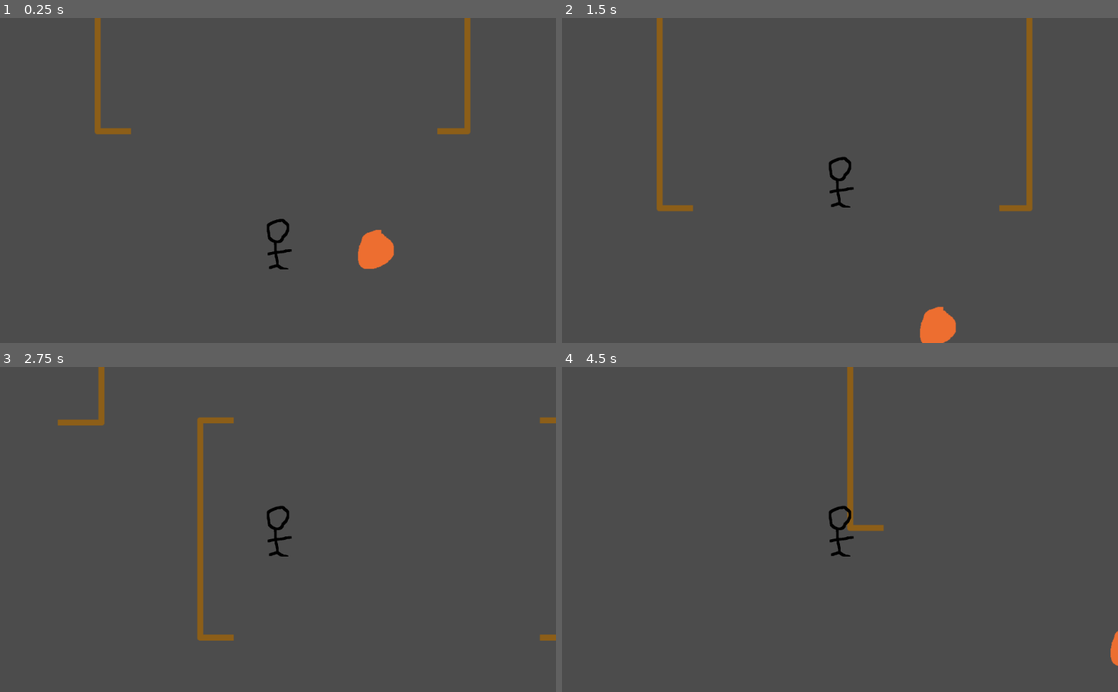
Above: before the commit, frames 1-4 (two rows, left to right).
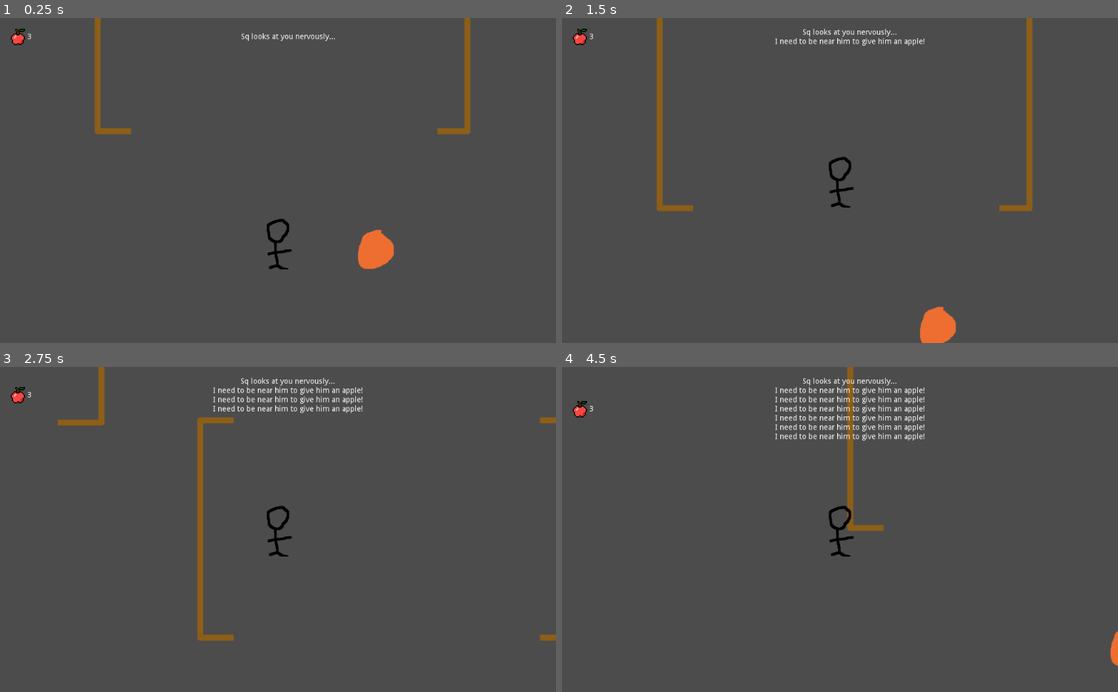
Above: after the commit, the same moments.

Repository: Dvlv/ld46
Game: Godot game, scene res://scenes/Main.tscn
The game is run twice, just before and just after one commit, with the same random seed, the same clock (stepped at 60 frames per second) and the same inputs.
Inputs:
- Up to frame 1 (0.25 s): no input
- Up to frame 2 (1.5 s): tap Enter (ui_accept) at 0.5, 0.77 s; hold Up (ui_up) from 0.53 s (still down); tap A (player_apple) at 0.6 s; tap W (player_action) at 1.35 s
- Up to frame 3 (2.75 s): tap Enter (ui_accept) at 1.52 s; tap A (player_apple) at 1.55, 2.1 s; release Up (ui_up) at 2.03 s; hold Left (ui_left) from 2.03 s (still down)
- Up to frame 4 (4.5 s): tap A (player_apple) at 2.85, 3.8, 4.35 s; tap Enter (ui_accept) at 3.02, 3.77 s; release Left (ui_left) at 3.53 s; hold Down (ui_down) 3.53-4.28 s; tap W (player_action) at 3.6 s; hold Right (ui_right) from 4.28 s (still down)

The runs differ from the first frame. In frame 1, 0.2% of the frame differs, in the area x 1-61%, y 3-9%; in frame 2, 0.5%; in frame 3, 0.9%; in frame 4, 1.6%, in the area x 1-66%, y 3-23%.

Commit message:
apple, main ui

Diff:
--- a/scenes/Main.tscn
+++ b/scenes/Main.tscn
@@ -1,16 +1,21 @@
-[gd_scene load_steps=5 format=2]
+[gd_scene load_steps=6 format=2]
 
 [ext_resource path="res://scripts/Main.gd" type="Script" id=1]
-[ext_resource path="res://assets/art/main-bg.png" type="Texture" id=2]
-[ext_resource path="res://scenes/Player.tscn" type="PackedScene" id=3]
-[ext_resource path="res://scenes/Sq.tscn" type="PackedScene" id=4]
+[ext_resource path="res://scenes/MainUI.tscn" type="PackedScene" id=2]
+[ext_resource path="res://assets/art/main-bg.png" type="Texture" id=3]
+[ext_resource path="res://scenes/Player.tscn" type="PackedScene" id=4]
+[ext_resource path="res://scenes/Sq.tscn" type="PackedScene" id=5]
 
 [node name="Main" type="Node2D"]
 script = ExtResource( 1 )
 
+[node name="CanvasLayer" type="CanvasLayer" parent="."]
+
+[node name="MainUI" parent="CanvasLayer" instance=ExtResource( 2 )]
+
 [node name="Background" type="Sprite" parent="."]
 position = Vector2( 602.936, 9.52008 )
-texture = ExtResource( 2 )
+texture = ExtResource( 3 )
 
 [node name="sqMovePoints" type="Node2D" parent="."]
 __meta__ = {
@@ -42,12 +47,18 @@
 limit_right = 1624
 limit_bottom = 600
 
-[node name="Sq" parent="." instance=ExtResource( 4 )]
+[node name="Sq" parent="." instance=ExtResource( 5 )]
 position = Vector2( 774.891, 425.219 )
 
 [connection signal="room_coords" from="." to="Sq" method="_on_Main_room_coords"]
 [connection signal="give_apple" from="Player" to="Sq" method="_on_Player_give_apple"]
+[connection signal="give_apple" from="Player" to="CanvasLayer/MainUI" method="_on_Player_give_apple"]
 [connection signal="player_action_near_sq" from="Player" to="Sq" method="_on_Player_player_action_near_sq"]
 [connection signal="rescue" from="Player" to="Sq" method="_on_Player_rescue"]
 [connection signal="area_entered" from="Sq" to="Player" method="_on_Sq_area_entered"]
 [connection signal="area_exited" from="Sq" to="Player" method="_on_Sq_area_exited"]
+[connection signal="finished_apple" from="Sq" to="." method="_on_Sq_finished_apple"]
+[connection signal="in_danger" from="Sq" to="CanvasLayer/MainUI" method="_on_Sq_in_danger"]
+[connection signal="moving_to_room" from="Sq" to="CanvasLayer/MainUI" method="_on_Sq_moving_to_room"]
+[connection signal="rescued_from_danger" from="Sq" to="CanvasLayer/MainUI" method="_on_Sq_rescued_from_danger"]
+[connection signal="staying_in_room" from="Sq" to="CanvasLayer/MainUI" method="_on_Sq_staying_in_room"]
--- /dev/null
+++ b/scenes/MainUI.tscn
@@ -0,0 +1,100 @@
+[gd_scene load_steps=4 format=2]
+
+[ext_resource path="res://scripts/MainUI.gd" type="Script" id=1]
+[ext_resource path="res://assets/art/apple-big.png" type="Texture" id=2]
+[ext_resource path="res://assets/art/danger-tri.png" type="Texture" id=3]
+
+[node name="MainUI" type="Control"]
+anchor_right = 1.0
+anchor_bottom = 1.0
+script = ExtResource( 1 )
+
+[node name="GridContainer" type="GridContainer" parent="."]
+margin_left = 20.0
+margin_top = 20.0
+margin_right = 1004.0
+margin_bottom = 600.0
+grow_horizontal = 2
+grow_vertical = 2
+size_flags_horizontal = 3
+size_flags_vertical = 3
+columns = 3
+
+[node name="appleMeter" type="CenterContainer" parent="GridContainer"]
+margin_right = 38.0
+margin_bottom = 36.0
+grow_horizontal = 2
+grow_vertical = 2
+
+[node name="HB" type="HBoxContainer" parent="GridContainer/appleMeter"]
+margin_top = 3.0
+margin_right = 38.0
+margin_bottom = 33.0
+
+[node name="ImgCont" type="CenterContainer" parent="GridContainer/appleMeter/HB"]
+editor/display_folded = true
+margin_right = 26.0
+margin_bottom = 30.0
+
+[node name="TextureRect" type="TextureRect" parent="GridContainer/appleMeter/HB/ImgCont"]
+margin_right = 26.0
+margin_bottom = 30.0
+grow_horizontal = 2
+grow_vertical = 2
+texture = ExtResource( 2 )
+
+[node name="LabCont" type="CenterContainer" parent="GridContainer/appleMeter/HB"]
+margin_left = 30.0
+margin_right = 38.0
+margin_bottom = 30.0
+
+[node name="appleLabel" type="Label" parent="GridContainer/appleMeter/HB/LabCont"]
+margin_top = 8.0
+margin_right = 8.0
+margin_bottom = 22.0
+size_flags_horizontal = 0
+size_flags_vertical = 0
+text = "3"
+align = 1
+
+[node name="MarginContainer" type="MarginContainer" parent="GridContainer"]
+margin_left = 42.0
+margin_right = 946.0
+margin_bottom = 36.0
+grow_horizontal = 2
+grow_vertical = 2
+size_flags_horizontal = 3
+
+[node name="CenterContainer" type="CenterContainer" parent="GridContainer/MarginContainer"]
+margin_right = 904.0
+margin_bottom = 36.0
+
+[node name="status" type="Label" parent="GridContainer/MarginContainer/CenterContainer"]
+margin_left = 365.0
+margin_top = 11.0
+margin_right = 539.0
+margin_bottom = 25.0
+grow_horizontal = 2
+grow_vertical = 2
+size_flags_horizontal = 3
+size_flags_vertical = 3
+text = "Sq looks at you nervously..."
+align = 1
+
+[node name="warning" type="CenterContainer" parent="GridContainer"]
+margin_left = 950.0
+margin_right = 984.0
+margin_bottom = 36.0
+grow_horizontal = 2
+grow_vertical = 2
+
+[node name="CenterContainer" type="CenterContainer" parent="GridContainer/warning"]
+margin_right = 34.0
+margin_bottom = 36.0
+
+[node name="TextureRect" type="TextureRect" parent="GridContainer/warning/CenterContainer"]
+margin_right = 34.0
+margin_bottom = 36.0
+grow_horizontal = 2
+grow_vertical = 2
+texture = ExtResource( 3 )
--- a/scenes/Sq.tscn
+++ b/scenes/Sq.tscn
@@ -1,13 +1,19 @@
-[gd_scene load_steps=5 format=2]
+[gd_scene load_steps=6 format=2]
 
 [ext_resource path="res://scripts/Sq.gd" type="Script" id=1]
 [ext_resource path="res://assets/art/sq-idle.png" type="Texture" id=2]
+[ext_resource path="res://assets/art/sq/sq-apple.png" type="Texture" id=3]
 
 [sub_resource type="SpriteFrames" id=1]
 animations = [ {
 "frames": [ ExtResource( 2 ) ],
 "loop": true,
 "name": "idle",
+"speed": 5.0
+}, {
+"frames": [ ExtResource( 3 ) ],
+"loop": true,
+"name": "apple",
 "speed": 5.0
 } ]
 
--- a/scripts/Main.gd
+++ b/scripts/Main.gd
@@ -28,3 +28,15 @@
 	var coords = get_room_coords(room)
 
 	emit_signal("room_coords", coords)
+
+
+func _on_Sq_staying_in_room(room):
+	print("Sq decided to stay in room ", room)
+
+
+func _on_Sq_finished_apple():
+	print("sq has finished his apple")
+
+
+func _on_Sq_rescued_from_danger():
+	pass # Replace with function body.
--- /dev/null
+++ b/scripts/MainUI.gd
@@ -0,0 +1,98 @@
+extends Control
+
+onready var danger_tri = $GridContainer/warning/CenterContainer/TextureRect
+onready var apple_label = $GridContainer/appleMeter/HB/LabCont/appleLabel
+onready var main_text = $GridContainer/MarginContainer/CenterContainer/status
+
+
+
+# Called when the node enters the scene tree for the first time.
+func _ready():
+	danger_tri.visible = false
+
+
+
+func _on_Sq_in_danger(room):
+	danger_tri.visible = true
+
+	var new_text = ""
+
+	if room == "bedroom":
+		new_text = "Sq had found a box under your bed!"
+
+	elif room == "kitchen":
+		new_text = "Sq has set himself on fire!"
+
+	elif room == "livingRoom":
+		new_text = "The living room window has blown open!"
+
+	elif room == "bathroom":
+		new_text = "Sq is tangled up in the bath!"
+
+	else:
+		new_text = "Sq has damaged the electrical outlet!"
+
+	main_text.text = new_text
+
+
+
+func _on_Player_give_apple(near_sq):
+	if danger_tri.visible:
+		main_text.text += "\nHe doesn't want an apple right now!"
+		return
+
+	if near_sq:
+		var rem_apples = int(apple_label.text)
+		rem_apples -= 1
+
+		apple_label.text = str(rem_apples)
+		main_text.text = "Sq chomps delightfully on his delicious apple"
+
+	else:
+		main_text.text += "\nI need to be near him to give him an apple!"
+
+func _on_Sq_moving_to_room(room):
+	main_text.text = "Sq runs into the " + room
+
+
+func _on_Sq_staying_in_room(room):
+	var new_text = ""
+
+	if room == "bedroom":
+		new_text = "Sq wants to take a nap"
+
+	elif room == "kitchen":
+		new_text = "Sq can smell food in the fridge"
+
+	elif room == "livingRoom":
+		new_text = "Sq is watching TV"
+
+	elif room == "bathroom":
+		new_text = "Sq thinks he needs a bath"
+
+	else:
+		new_text = "Sq is charging his smartphone"
+
+	main_text.text = new_text
+
+func _on_Sq_rescued_from_danger(room):
+	danger_tri.visible = false
+
+	var new_text = ""
+
+	if room == "bedroom":
+		new_text = "You locked the box and hid it again."
+
+	elif room == "kitchen":
+		new_text = "You extinguished him just in time."
+
+	elif room == "livingRoom":
+		new_text = "You tied the window up again"
+
+	elif room == "bathroom":
+		new_text = "You untangled him and emptied the bath."
+
+	else:
+		new_text = "You shut off the power and plugged up the outlet."
+
+	main_text.text = new_text
--- a/scripts/Player.gd
+++ b/scripts/Player.gd
@@ -25,6 +25,10 @@
 		if near_sq:
 			emit_signal("player_action_near_sq")
 
+	if Input.is_action_just_pressed("player_apple"):
+		emit_signal("give_apple", near_sq)
+
+
 
 func give_apple():
 	if near_sq:
--- a/scripts/Sq.gd
+++ b/scripts/Sq.gd
@@ -3,13 +3,18 @@
 signal moving_to_room
 signal in_danger
 signal staying_in_room
+signal finished_apple
+signal rescued_from_danger
 
 var move_speed = 700
 var destination_boundary = 50
+var action_wait_time = 5.0
+
 var move_destination = null
 var current_room = null
 var danger_cooldown = false
 var is_in_danger = false
+var is_eating_apple = false
 
 onready var timer = $Timer
 onready var danger_cd_timer = $dangerCooldownTimer
@@ -50,6 +55,13 @@
 
 	randomize()
 
+	if is_eating_apple:
+		timer.wait_time = action_wait_time
+		is_eating_apple = false
+		emit_signal("finished_apple")
+		$AnimatedSprite.play("idle")
+		return
+
 	var next_action = "room"
 
 	if current_room and not danger_cooldown:
@@ -88,9 +100,22 @@
 	print("sq died in room", current_room)
 
 
-func _on_Player_give_apple():
-	timer.wait_time = 20.0
-	emit_signal("moving_to_room", "livingRoom")
+func _on_Player_give_apple(near_sq):
+	if is_in_danger:
+		return
+
+	if near_sq:
+		print("yummy apple")
+		$AnimatedSprite.play("apple")
+		is_eating_apple = true
+
+		timer.stop()
+		timer.wait_time = 2 * action_wait_time
+		timer.start()
+
+		danger_cd_timer.wait_time = 20.0
+		danger_cooldown = true
+		danger_cd_timer.start()
 
 
 func _on_Main_room_coords(coords):
@@ -98,6 +123,7 @@
 
 
 func _on_Player_rescue():
+	is_in_danger = false
 	danger_timer.paused = true
 	danger_timer.wait_time = 8.0
 
@@ -106,7 +132,8 @@
 
 	timer.paused = false
 	timer.wait_time = 5.0
-	print("rescued")
+
+	emit_signal("rescued_from_danger", current_room)
 
 
 func _on_Player_player_action_near_sq():
Binary file added: assets/art/apple-big.png
Not shown, added: assets/art/apple-big.png.import
Binary file added: assets/art/apple.png
Not shown, added: assets/art/apple.png.import
Binary file added: assets/art/danger-tri.png
Not shown, added: assets/art/danger-tri.png.import
Binary file added: assets/art/sq/sq-apple.png
Not shown, added: assets/art/sq/sq-apple.png.import
Not shown: 1 places in scenes/Main.tscn that only renumber resources
